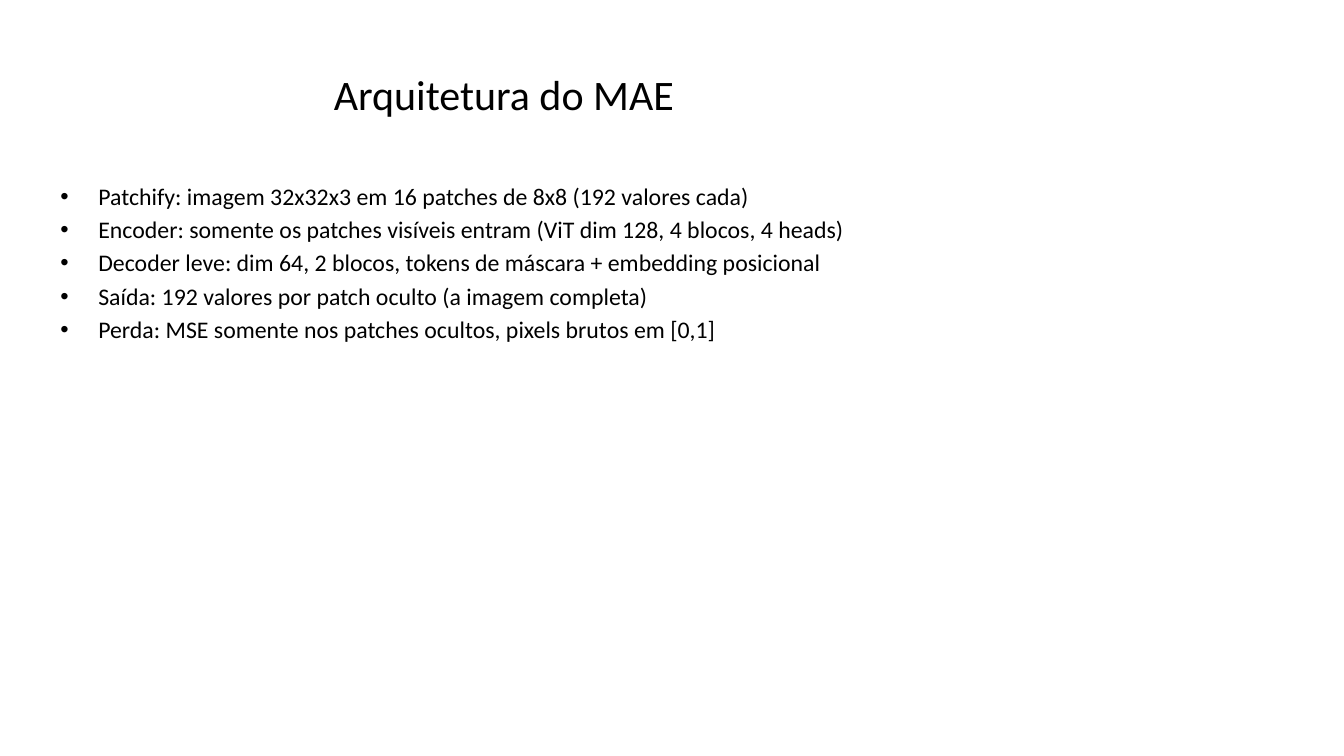
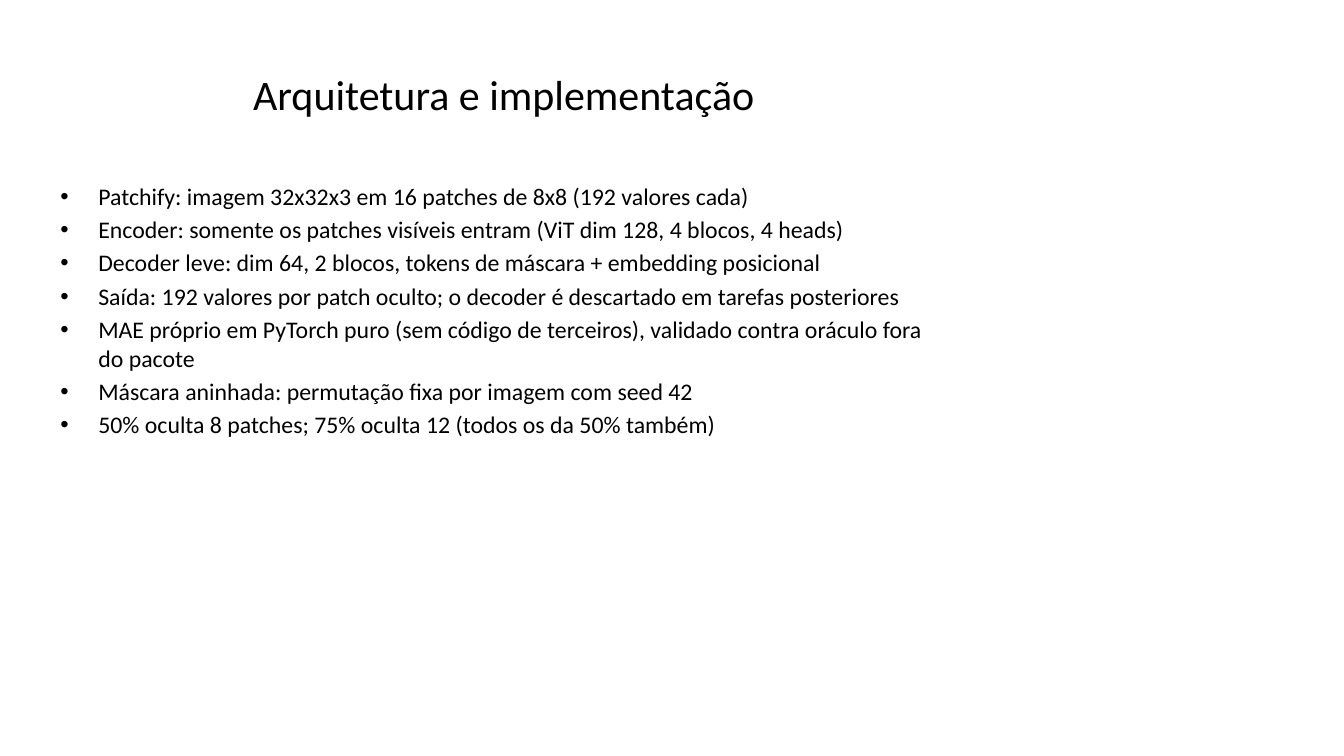
Before and after one commit to frederico-mello/seminario-masked-modeling, a slide deck: slide 7 of slides/seminario_masked_modeling.pptx (slide 5 before the commit). Drawn at 1344x756 pixels with LibreOffice and Linux fonts; fonts in the diff are those of the drawing. Boxes give left, top, right and bottom in pixels: in the first picture for what was removed or moved away, otherwise in the second. Text is boxed around its words. In the diff, an @@ line names an element or a change of style, - is before the commit and + after.

Commit message:
feat(completar-entrega-seminario): slides didáticos completos e pacote entregue com testes de cobertura (#3)

```diff
--- a/slides/seminario_masked_modeling.pptx
+++ b/slides/seminario_masked_modeling.pptx
@@ title at (x1=253, y1=81, x2=754, y2=117): text changed @@
-Arquitetura do MAE
+Arquitetura e implementação
@@ text at (x1=98, y1=288, x2=922, y2=437): text changed @@
-• Saída: 192 valores por patch oculto (a imagem completa)
-• Perda: MSE somente nos patches ocultos, pixels brutos em [0,1]
+• Saída: 192 valores por patch oculto; o decoder é descartado em tarefas posteriores
+• MAE próprio em PyTorch puro (sem código de terceiros), validado contra oráculo fora do pacote
+• Máscara aninhada: permutação fixa por imagem com seed 42
+• 50% oculta 8 patches; 75% oculta 12 (todos os da 50% também)
```
Also in this commit, not shown: 5 other slides changed, 4 slides added, 4 slides removed, 13 other files.
